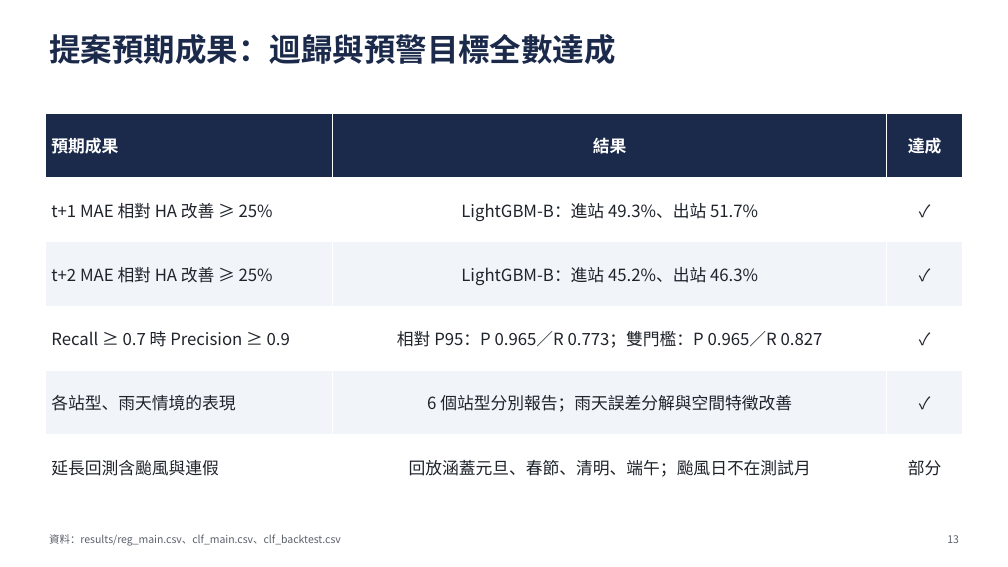
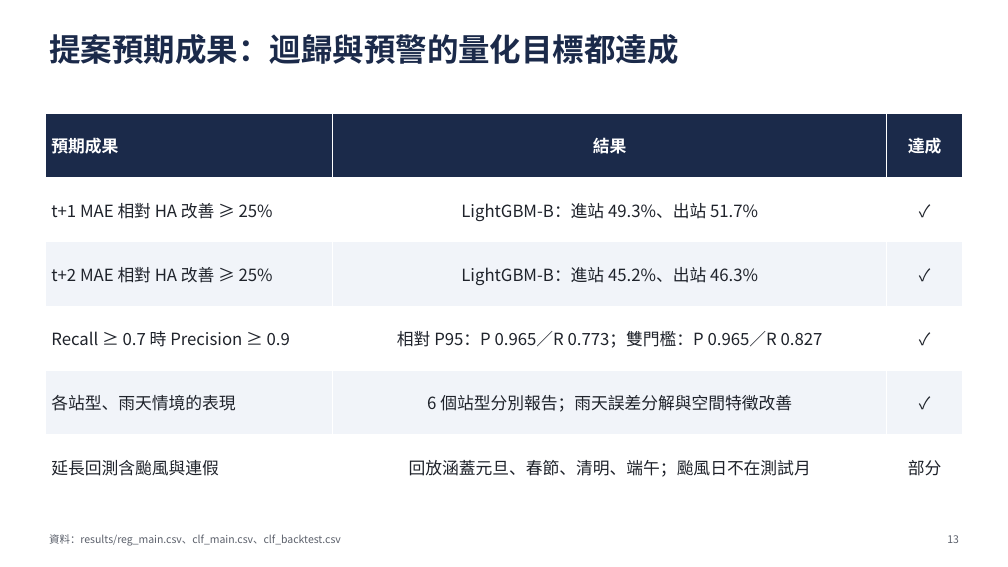
Before and after one commit to ChiJiun/taipei-mrt-crowd-forecast, a slide deck: slide 13 of report/slides.pptx. Drawn at 1008x567 pixels with LibreOffice and Linux fonts; fonts in the diff are those of the drawing. Boxes give left, top, right and bottom in pixels: in the first picture for what was removed or moved away, otherwise in the second. Text is boxed around its words. In the diff, an @@ line names an element or a change of style, - is before the commit and + after.

```diff
--- a/report/slides.pptx
+++ b/report/slides.pptx
@@ text at box(49, 34, 679, 64): text changed @@
-提案預期成果：迴歸與預警目標全數達成
+提案預期成果：迴歸與預警的量化目標都達成
```
Also in this commit, not shown: 6 other slides changed, 4 other files.
